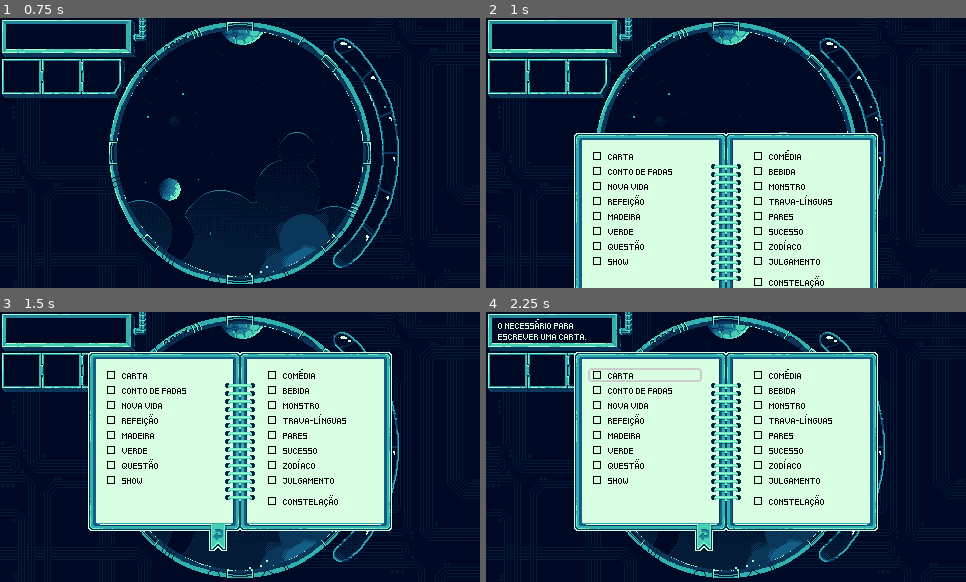
Above: before the commit, frames 1-4 (two rows, left to right).
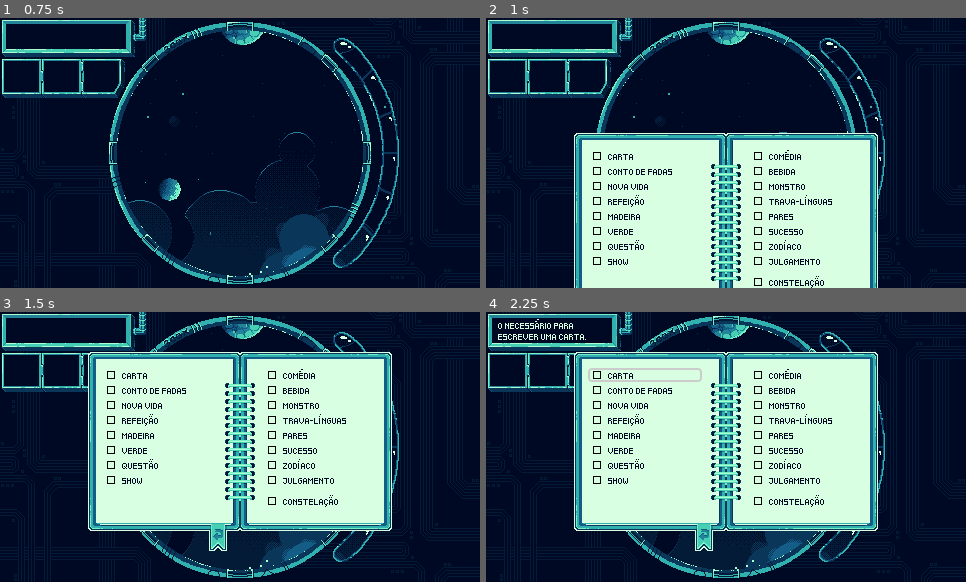
Above: after the commit, the same moments.

Repository: gdp-ufrj/stella
Game: Godot game, scene res://scenes/world.tscn
Same seed, same stepped clock (60 frames per second), same inputs: the game is played once before the commit and once after it. The engine's default icon, where the game draws it, is replaced by a stand-in: a white triangle on a blue panel in a dark square.
Inputs (mouse positions are in pixels of both pictures, inside the frame that each line leads up to):
- Up to frame 1 (0.75 s): click (52, 225) at 0.5 s
- Up to frame 2 (1 s): no input
- Up to frame 3 (1.5 s): hold D (right) from 1.28 s (still down); hold C (combine) from 1.28 s (still down)
- Up to frame 4 (2.25 s): release D (right) at 2 s; release C (combine) at 2 s; click (644, 374) at 2.02 s

Frame 1 is identical in both runs. In frame 2, 1.3% of the frame differs, in the area x 25-73%, y 48-100%; in frame 3, 1.3%; in frame 4, 1.3%.

Commit message:
better color

Diff:
--- a/scenes/notebook_option.tscn
+++ b/scenes/notebook_option.tscn
@@ -32,7 +32,7 @@
 [node name="Label" type="Label" parent="HBoxContainer"]
 layout_mode = 2
 size_flags_vertical = 1
-theme_override_colors/font_color = Color(0, 0, 0, 1)
+theme_override_colors/font_color = Color(0, 0.0352941, 0.141176, 1)
 theme_override_fonts/font = ExtResource("2_44h5q")
 theme_override_font_sizes/font_size = 5
 text = "11."
